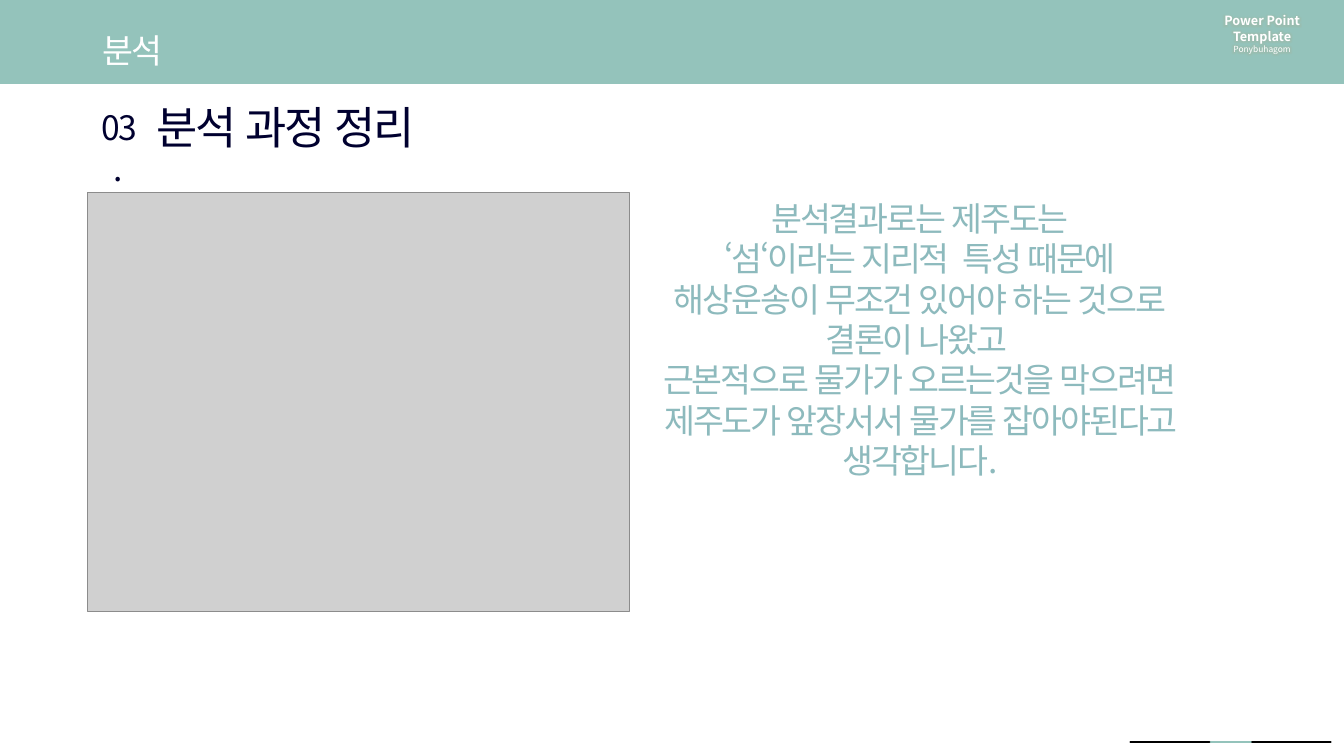
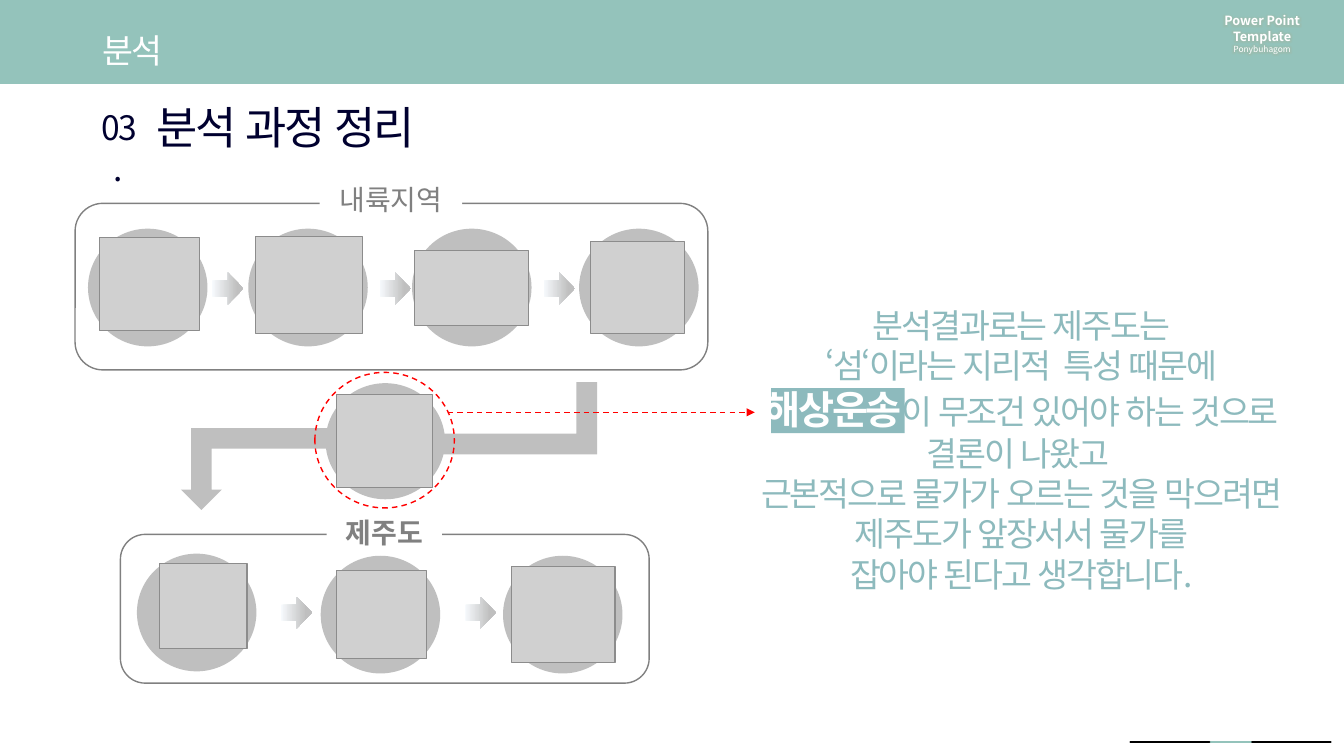
Before and after one commit to so-jeong0127/6-project, a slide deck: slide 21 of 6조 최종 PPT.pptx. Drawn at 1344x756 pixels with LibreOffice and Linux fonts; fonts in the diff are those of the drawing; grey boxes stand for pictures. Boxes give left, top, right and bottom in pixels: in the first picture for what was removed or moved away, otherwise in the second. Text is boxed around its words. In the diff, an @@ line names an element or a change of style, - is before the commit and + after.

```diff
--- a/6조 최종 PPT.pptx
+++ b/6조 최종 PPT.pptx
@@ picture removed at (x1=88, y1=193, x2=629, y2=611) @@
@@ text "분석결과로는 제주도는" moved from (x1=663, y1=203, x2=1178, y2=476) to (x1=761, y1=310, x2=1282, y2=590) @@
@@ text at (x1=764, y1=384, x2=1279, y2=435): size 24 to 28 pt, text colour #8DBABD to #FFFFFF, bold on in "해상운송이" @@
@@ rectangle added at (x1=771, y1=388, x2=904, y2=434), fill #8DBABD @@
@@ text at (x1=761, y1=478, x2=1282, y2=590): text changed @@
-근본적으로 물가가 오르는것을 막으려면
-제주도가 앞장서서 물가를 잡아야된다고 생각합니다.
+근본적으로 물가가 오르는 것을 막으려면
+제주도가 앞장서서 물가를
+잡아야 된다고 생각합니다.
@@ group added at (x1=76, y1=187, x2=755, y2=684): 9 ellipses, 8 pictures, 5 right arrows, 2 bent up arrows, 2 rounded rectangles, 2 texts, 1 arrow @@
+내륙지역
+제주도
```
Also in this commit, not shown: 1 slide added, 1 slide removed, 1 other file.
